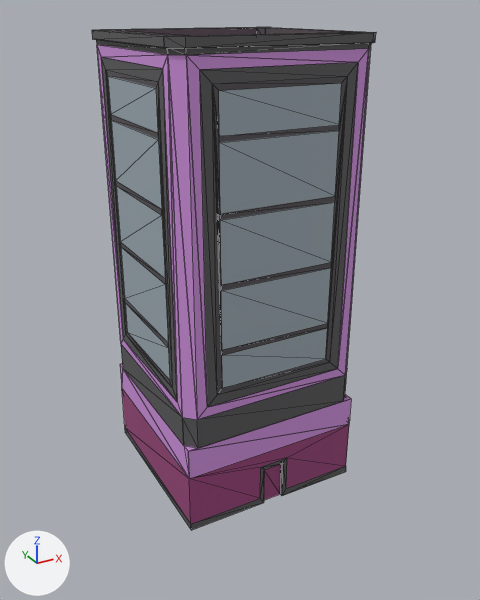
An edit to the Blender file Assets/Models/skyscraperA/skyscraperA.blend, drawn before and after from the same camera.
Camera for both pictures: a 50 mm lens placed at (-1.9, -3.59, 3.0), pointed at (0.02, -0.1, 1.25). The axes (+X, +Y, +Z) are drawn at lower left. The lights are the same throughout. Mesh edges are drawn as thin lines.

Script lines for the objects in view, before the commit:
```python
me_id13 = bpy.data.meshes.new('ID13')
me_id13.from_pydata(...)  # 703 vertices, 572 faces; spans x -0.62..0.62, y 0.0..2.88, z -0.62..0.62
me_id13.materials.append(mat_skyscapera)  # picture img_skyscrapera
ob_skyscrapera = bpy.data.objects.new('skyscraperA', me_id13)
ob_skyscrapera.location = (0.0, 0.0, 0.0)
ob_skyscrapera.rotation_euler = (1.571, 0.0, 0.0)  # degrees (90, 0, 0)
```
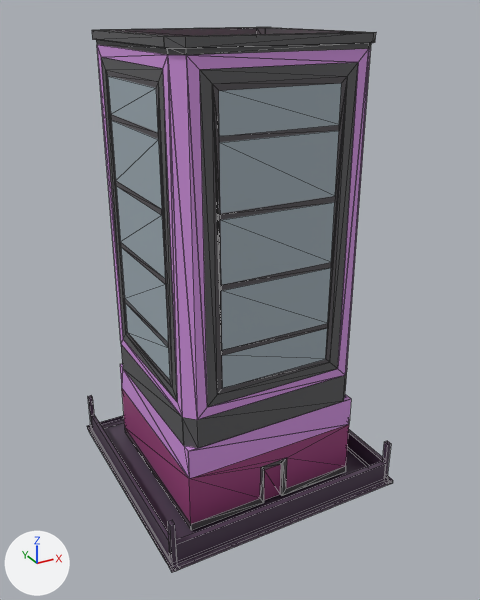
The change, as a diff of the scene's bpy script:
```diff
--- a/Assets/Models/skyscraperA/skyscraperA.blend.py
+++ b/Assets/Models/skyscraperA/skyscraperA.blend.py
@@ me_id13 @@
 # used by ob_skyscrapera; location = (0.0, 0.0, 0.0); rotation_euler = (1.571, 0.0, 0.0), in degrees (90, 0, 0)
-me_id13.from_pydata(...)  # 703 vertices, 572 faces; spans x -0.62..0.62, y 0.0..2.88, z -0.62..0.62
+me_id13.from_pydata(...)  # 801 vertices, 661 faces; spans x -0.83..0.83, y -0.03..2.88, z -0.83..0.83
+# me_id13 part 1: a new loose piece of 98 vertices spanning x -0.83..0.83, y -0.03..0.28, z -0.83..0.83, in mat_skyscapera (picture img_skyscrapera)
 me_id13.materials.append(mat_skyscapera)
```

Pixel boxes [x1, y1, x2, y2] of what changed, in the pictures (480 x 600 px):
'skyscraperA', reshaped (8% wider, 8% taller): before [92, 27, 376, 530]; after [87, 27, 393, 572]
part 1 of me_id13, added: after [87, 395, 393, 572]
